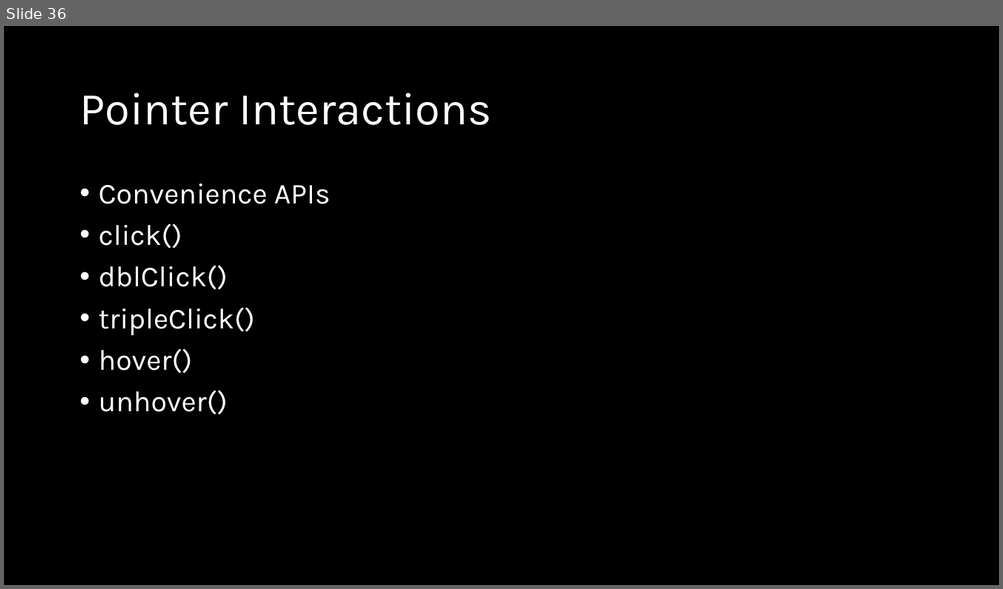
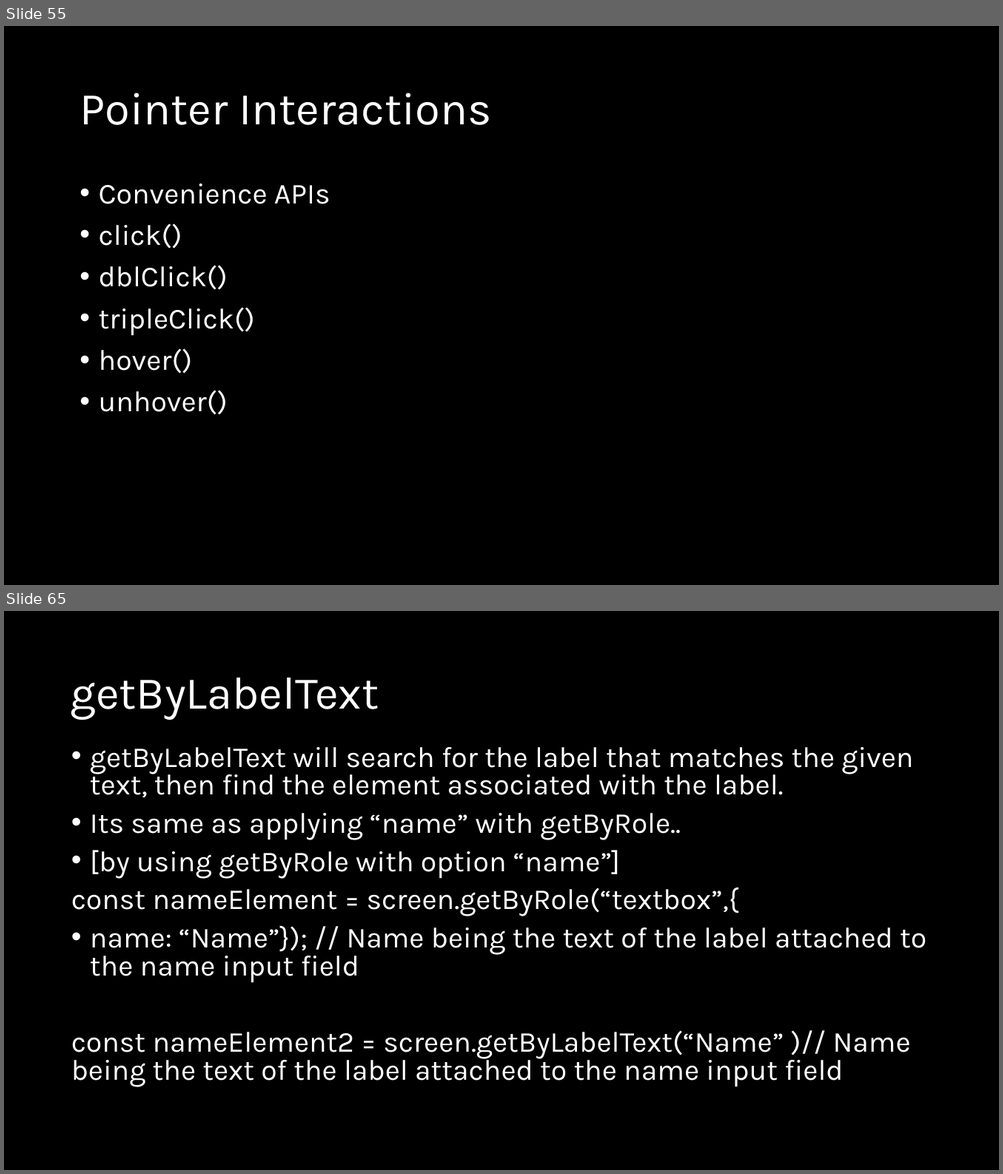
Before and after one commit to natiquekeyin/fall2024, a slide deck: JavaScript/Week12/Week12.pptx. Shown one above the other, each under a label of ours: slide 36 before the commit, slides 55 and 65 after it; the slides between them are not shown. The pictures are 1003x589 and 1003x1174 pixels, drawn with LibreOffice and Linux fonts; fonts in the diff are those of the drawing. Boxes give left, top, right and bottom in pixels: in the first picture for what was removed or moved away, otherwise in the second. Text is boxed around its words. In the diff, an @@ line names an element or a change of style, - is before the commit and + after.

```diff
--- a/JavaScript/Week12/Week12.pptx
+++ b/JavaScript/Week12/Week12.pptx
@@ slide 65 added at <box>4,611,999,1170</box>, background #000000 @@
@@ title added at <box>70,678,378,720</box>, 44 pt, text #FFFFFF @@
+getByLabelText
@@ text added at <box>71,747,926,1088</box>, 28 pt, text #FFFFFF @@
+• getByLabelText will search for the label that matches the given text, then find the element associated with the label.
+• Its same as applying “name” with getByRole..
+• [by using getByRole with option “name”]
+const nameElement = screen.getByRole(“textbox”,{
+• name: “Name”}); // Name being the text of the label attached to the name input field
+const nameElement2 = screen.getByLabelText(“Name” )// Name being the text of the label attached to the name input field
@@ what was slide 36 is now slide 55 @@
```
Also in this commit, not shown: 53 other slides added, 1 other file.
